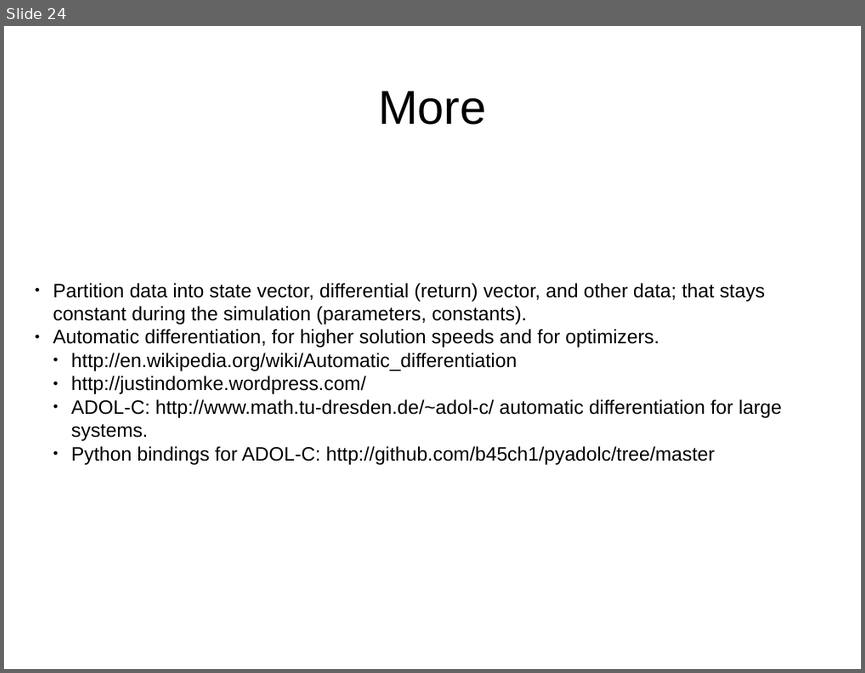
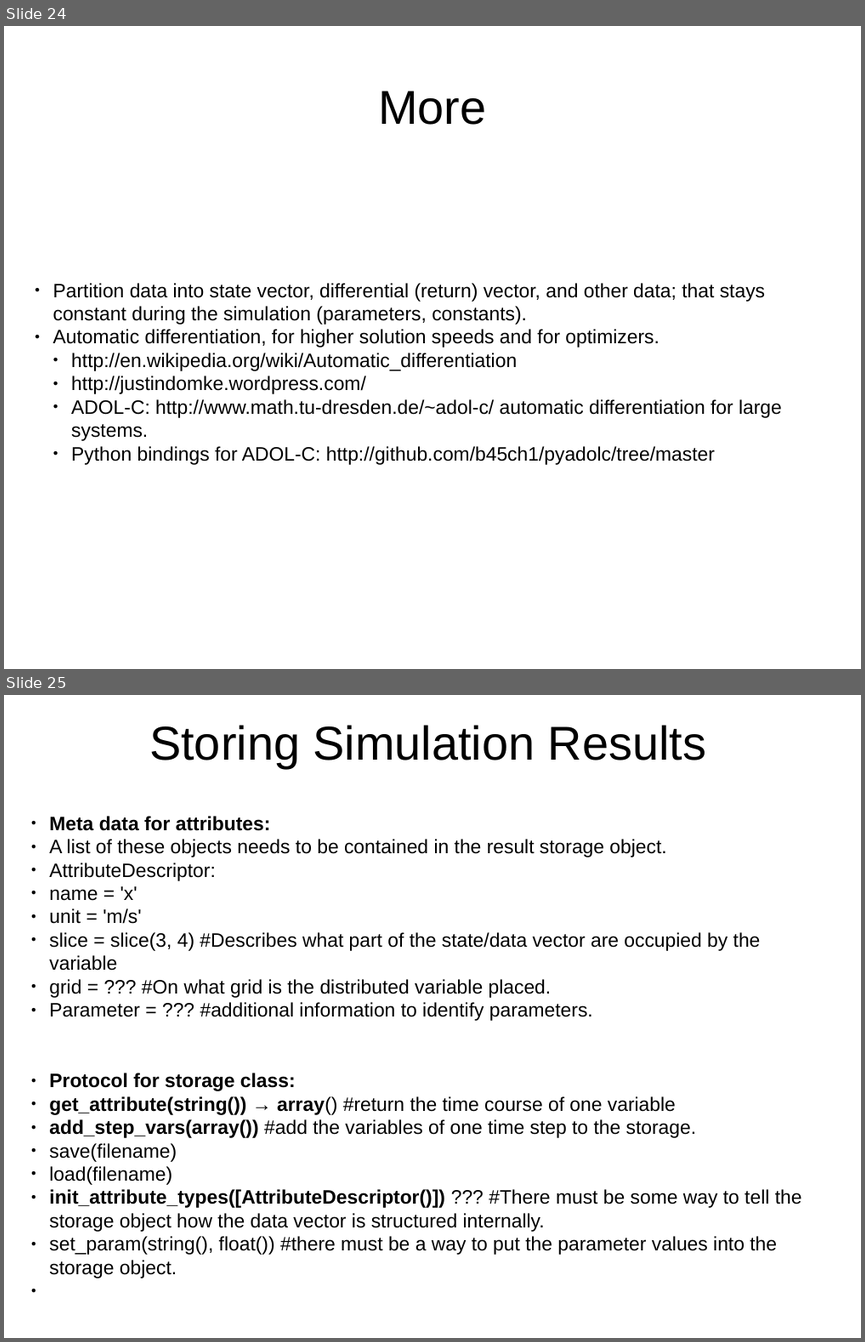
Before and after one commit to eike-welk/freeode, a slide deck: freeode_py/SIML Compiler Outline.odp. Shown one above the other, each under a label of ours: slide 24 before the commit, slides 24 and 25 after it. The pictures are 865x673 and 865x1342 pixels, drawn with LibreOffice and Linux fonts; fonts in the diff are those of the drawing. Boxes give left, top, right and bottom in pixels: in the first picture for what was removed or moved away, otherwise in the second. Text is boxed around its words. In the diff, an @@ line names an element or a change of style, - is before the commit and + after.

```diff
--- a/freeode_py/SIML Compiler Outline.odp
+++ b/freeode_py/SIML Compiler Outline.odp
@@ slide 25 added at <box>4,695,861,1338</box>, background #FFFFFF @@
@@ title added at <box>149,725,706,768</box>, 44 pt, text #000000 @@
+Storing Simulation Results
@@ text added at <box>49,816,760,1021</box>, 18 pt, text #000000 @@
+● Meta data for attributes:
+● A list of these objects needs to be contained in the result storage object.
+● AttributeDescriptor:
+● name = 'x'
+● unit = 'm/s'
+● slice = slice(3, 4) #Describes what part of the state/data vector are occupied by the variable
+● grid = ??? #On what grid is the distributed variable placed.
+● Parameter = ??? #additional information to identify parameters.
@@ text added at <box>49,1072,802,1278</box>, 18 pt, text #000000 @@
+● Protocol for storage class:
+● get_attribute(string()) → array() #return the time course of one variable
+● add_step_vars(array()) #add the variables of one time step to the storage.
+● save(filename)
+● load(filename)
+● init_attribute_types([AttributeDescriptor()]) ??? #There must be some way to tell the storage object how the data vector is structured internally.
+● set_param(string(), float()) #there must be a way to put the parameter values into the storage object.
```
Also in this commit, not shown: 1 other slide added, 1 slide removed, 5 other files.
